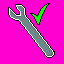
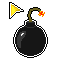
Before/after of a 64px x 64px layered artwork. What changed in the layer stack:
added group "Remove" with 5 layers above "Place" over [left=9, top=2, right=48, bottom=58]
added layer "Layer 11" in group "Remove" over [left=14, top=7, right=47, bottom=57]
added layer "Layer 10" in group "Remove" over [left=28, top=8, right=44, bottom=21]
added layer "Layer 9" in group "Remove" over [left=24, top=19, right=37, bottom=28]
added layer "Layer 8" in group "Remove" over [left=13, top=23, right=48, bottom=58]
added layer "Layer 7" in group "Remove" over [left=9, top=2, right=24, bottom=19]
hid "Place" over [left=8, top=3, right=55, bottom=58]
hid "Layer 6" over [left=0, top=0, right=64, bottom=64]
